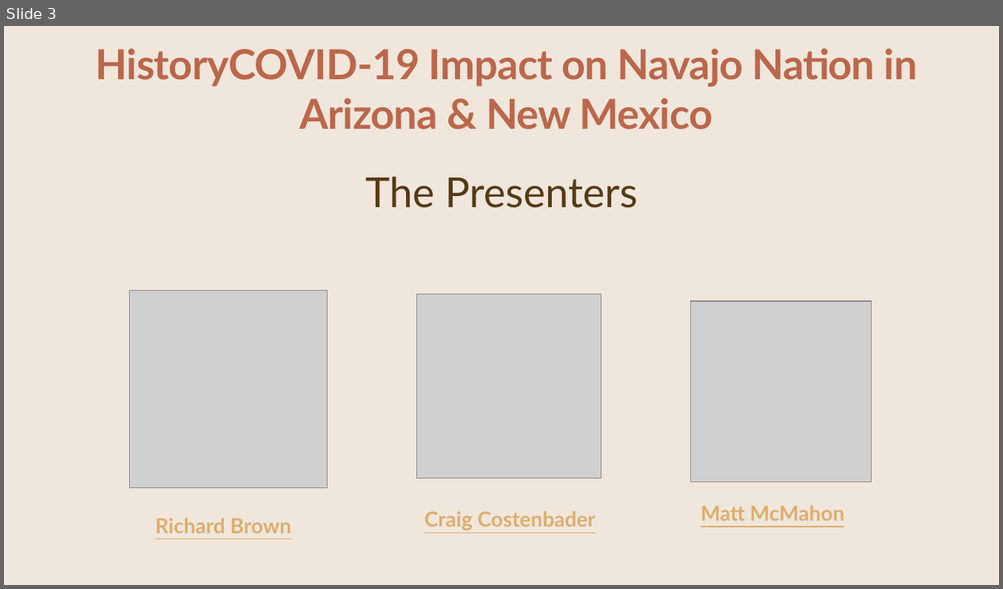
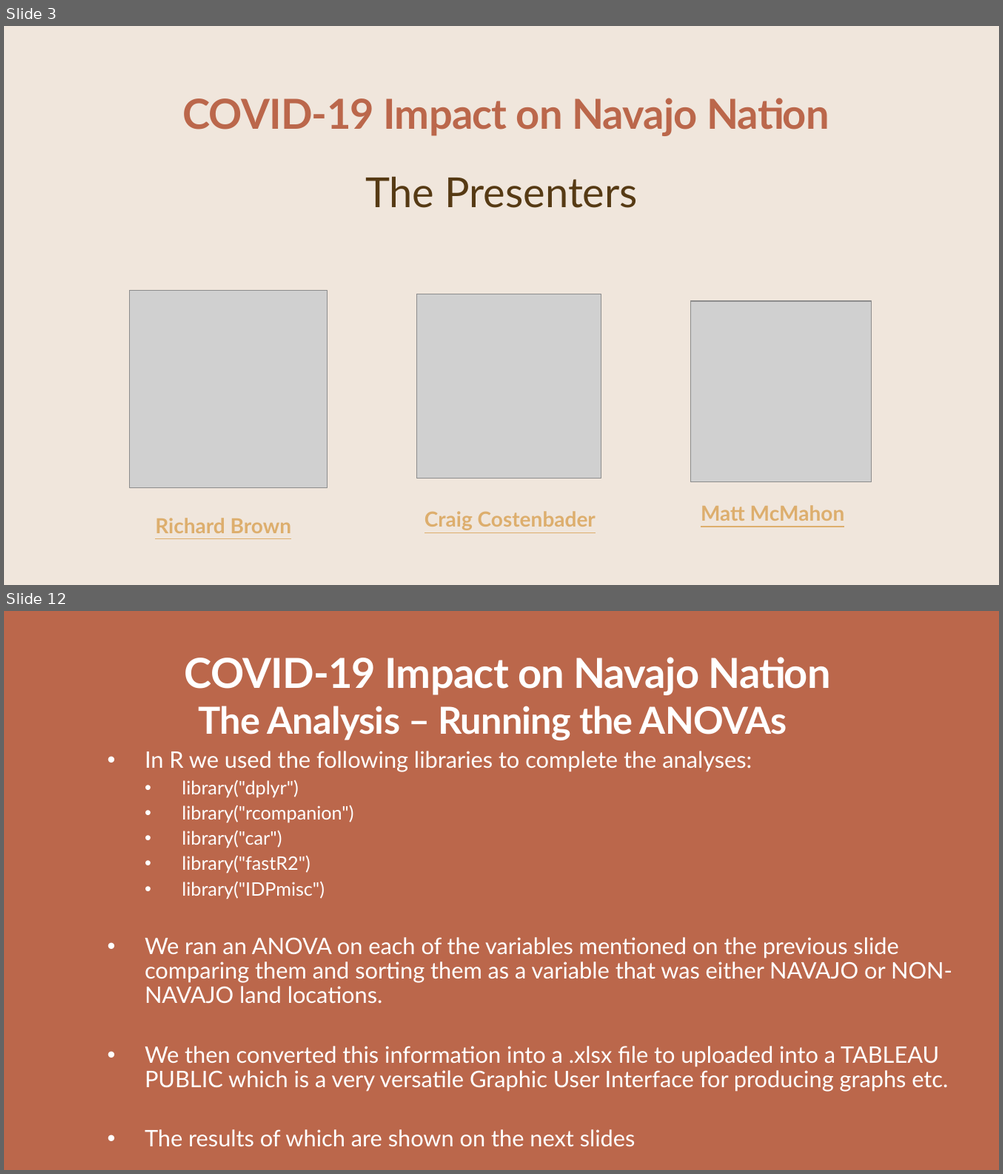
Before and after one commit to CCostenbader/Covid-19-effects-on-the-Navajo-Nation-Indian-Tribe, a slide deck: PPCRAIG.pptx. Shown one above the other, each under a label of ours: slide 3 before the commit, slides 3 and 12 after it; the slides between them are not shown. The pictures are 1003x589 and 1003x1174 pixels, drawn with LibreOffice and Linux fonts; fonts in the diff are those of the drawing; grey boxes stand for pictures; background and template pictures are left out. Boxes give left, top, right and bottom in pixels: in the first picture for what was removed or moved away, otherwise in the second. Text is boxed around its words. In the diff, an @@ line names an element or a change of style, - is before the commit and + after.

```diff
--- a/PPCRAIG.pptx
+++ b/PPCRAIG.pptx
@@ slide 12 added at [4,611,999,1170], background picture (left out) @@
@@ text added at [185,657,831,695], 40 pt, text #FFFFFF, bold @@
+COVID-19 Impact on Navajo Nation
@@ title added at [199,706,787,741], 36 pt, text #FFFFFF, bold @@
+The Analysis – Running the ANOVAs
@@ text added at [145,751,952,1147], 22 pt, text #FFFFFF @@
+    • In R we used the following libraries to complete the analyses:
+      • library("dplyr")
+      • library("rcompanion")
+      • library("car")
+      • library("fastR2")
+      • library("IDPmisc")
+    • We ran an ANOVA on each of the variables mentioned on the previous slide comparing them and sorting them as a variable that was either NAVAJO or NON-NAVAJO land locations.
+    • We then converted this information into a .xlsx file to uploaded into a TABLEAU PUBLIC which is a very versatile Graphic User Interface for producing graphs etc.
+    • The results of which are shown on the next slides
@@ slide 3 changed as well @@
@@ text at [183,98,829,136]: text changed @@
-HistoryCOVID-19 Impact on Navajo Nation in Arizona & New Mexico
+COVID-19 Impact on Navajo Nation
```
Also in this commit, not shown: 6 other slides changed, 10 other slides added, 13 slides removed, 5 other files.
